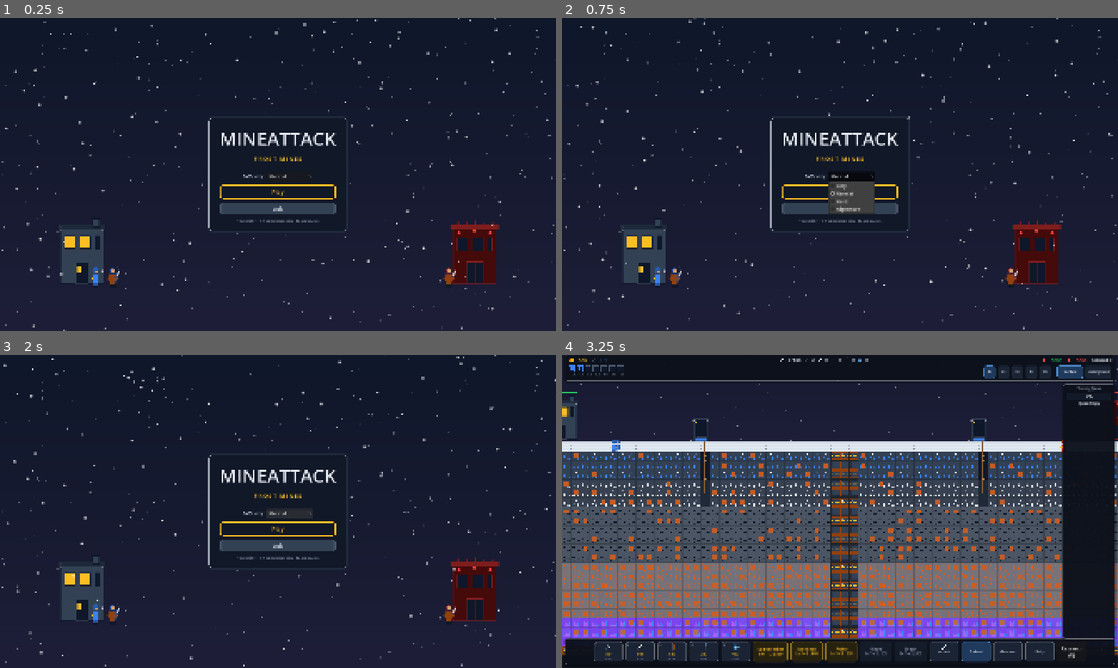
Above: before the commit, frames 1-4 (two rows, left to right).
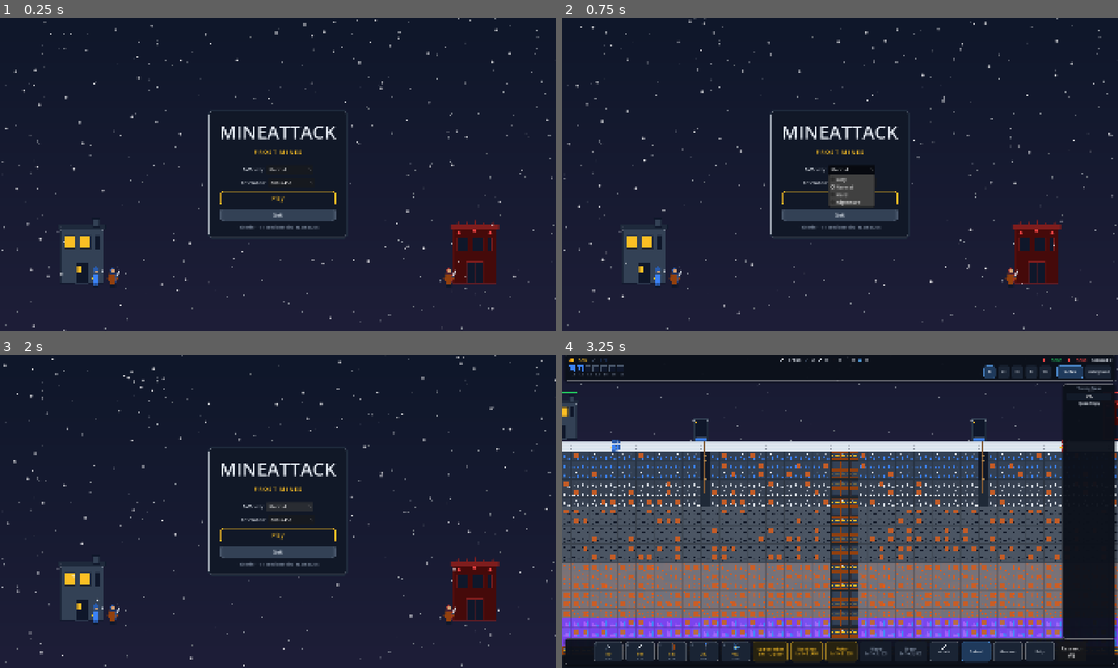
Above: after the commit, the same moments.

Repository: SZaidi00/mine-attack
Game: Godot game, scene res://scenes/ui/main_menu.tscn
The game is run twice, just before and just after one commit, with the same random seed, the same clock (stepped at 60 frames per second) and the same inputs.
Inputs:
- Up to frame 1 (0.25 s): no input
- Up to frame 2 (0.75 s): click "Normal" at 0.5 s
- Up to frame 3 (2 s): click "Normal" at 1.25 s
- Up to frame 4 (3.25 s): click "Play" at 2 s; click "1×" at 2.75 s

The runs differ from the first frame. In frame 1, 2.4% of the frame differs, in the area x 37-63%, y 29-71%; in frame 2, 2.5%; in frame 3, 2.5%; in frame 4, nothing differs.

Commit message:
multi resolution supporrt

Diff:
--- a/project.godot
+++ b/project.godot
@@ -23,6 +23,7 @@
 ResearchManager="*res://scripts/autoload/research_manager.gd"
 DebugLog="*res://scripts/autoload/debug_log.gd"
 AudioManager="*res://scripts/autoload/audio_manager.gd"
+SettingsManager="*res://scripts/autoload/settings_manager.gd"
 
 [display]
 
--- /dev/null
+++ b/scripts/autoload/settings_manager.gd
@@ -0,0 +1,82 @@
+extends Node
+
+## Display settings: user-selectable window resolution (desktop only).
+## The stretch setup (canvas_items/expand + stretch/scale 1.333333) keeps the
+## logical layout at 1920x1080 for any 16:9 window size, so switching
+## resolution only changes render sharpness, never the UI layout.
+
+const CONFIG_PATH := "user://settings.cfg"
+
+## 16:9 options, smallest to largest. 2560x1440 is the project default.
+const RESOLUTIONS: Array[Vector2i] = [
+	Vector2i(1280, 720),
+	Vector2i(1600, 900),
+	Vector2i(1920, 1080),
+	Vector2i(2560, 1440),
+	Vector2i(3840, 2160),
+]
+
+
+func _ready() -> void:
+	if not is_supported():
+		return
+	var available := get_available_resolutions()
+	var saved := _load_saved()
+	if saved in available:
+		_apply(saved)
+	elif not available.is_empty() and get_window().size > available[-1]:
+		# First boot (or a smaller screen than last time): shrink the project
+		# default to the biggest resolution the current screen can hold.
+		_apply(available[-1])
+
+
+## Window resolution switching only works on desktop; the web canvas is
+## full-bleed and follows the browser window.
+func is_supported() -> bool:
+	return not OS.has_feature("web")
+
+
+## Resolutions that fit the current screen's usable rect (so the dock /
+## taskbar stay clear). Headless reports a zero screen — return everything.
+func get_available_resolutions() -> Array[Vector2i]:
+	var screen: Vector2i = DisplayServer.screen_get_usable_rect().size
+	if screen == Vector2i.ZERO:
+		return RESOLUTIONS.duplicate()
+	var result: Array[Vector2i] = []
+	for res in RESOLUTIONS:
+		if res.x <= screen.x and res.y <= screen.y:
+			result.append(res)
+	if result.is_empty():
+		result.append(RESOLUTIONS[0])
+	return result
+
+
+func get_resolution() -> Vector2i:
+	return get_window().size
+
+
+func set_resolution(size: Vector2i) -> void:
+	if not is_supported():
+		return
+	_apply(size)
+	_save(size)
+
+
+func _apply(size: Vector2i) -> void:
+	var win := get_window()
+	win.size = size
+	win.move_to_center()
+
+
+func _load_saved() -> Vector2i:
+	var cfg := ConfigFile.new()
+	if cfg.load(CONFIG_PATH) != OK:
+		return Vector2i.ZERO
+	return cfg.get_value("display", "resolution", Vector2i.ZERO)
+
+
+func _save(size: Vector2i) -> void:
+	var cfg := ConfigFile.new()
+	cfg.load(CONFIG_PATH)  # Preserve any other stored settings.
+	cfg.set_value("display", "resolution", size)
+	cfg.save(CONFIG_PATH)
--- a/scripts/ui/hud.gd
+++ b/scripts/ui/hud.gd
@@ -153,8 +153,8 @@
 		_pause_panel.visible = pause_menu_wanted
 
 
-## Full-screen dim pause menu: resume / restart / quit + difficulty
-## placeholder (functional — applies to the AI immediately).
+## Full-screen dim pause menu: resume / restart / quit + difficulty and
+## resolution selectors (both functional — they apply immediately).
 func _build_pause_menu() -> void:
 	_pause_panel = PanelContainer.new()
 	_pause_panel.name = "PauseMenu"
@@ -194,6 +194,25 @@
 	diff_option.item_selected.connect(func(index: int): GameManager.set_difficulty(index))
 	diff_row.add_child(diff_option)
 	vbox.add_child(diff_row)
+
+	if SettingsManager.is_supported():
+		var res_row: HBoxContainer = HBoxContainer.new()
+		var res_label: Label = Label.new()
+		res_label.text = "Resolution:"
+		res_row.add_child(res_label)
+		var res_option: OptionButton = OptionButton.new()
+		res_option.size_flags_horizontal = Control.SIZE_EXPAND_FILL
+		var available: Array[Vector2i] = SettingsManager.get_available_resolutions()
+		var current_res: Vector2i = SettingsManager.get_resolution()
+		if current_res not in available:
+			available.append(current_res)  # Show the actual size (e.g. manually resized window).
+		for res in available:
+			res_option.add_item("%d × %d" % [res.x, res.y])
+			if res == current_res:
+				res_option.selected = res_option.item_count - 1
+		res_option.item_selected.connect(func(index: int): SettingsManager.set_resolution(available[index]))
+		res_row.add_child(res_option)
+		vbox.add_child(res_row)
 
 	add_child(_pause_panel)
 
--- a/scripts/ui/main_menu.gd
+++ b/scripts/ui/main_menu.gd
@@ -1,7 +1,8 @@
 extends Control
 
 ## Main menu: night-sky backdrop with falling snow, both bases on the ground
-## strip, and a centered card with title, difficulty select, Play / Quit.
+## strip, and a centered card with title, difficulty / resolution selects,
+## Play / Quit.
 
 const _SKY: Texture2D = preload("res://frost_mines_assets/backgrounds/surface_sky.png")
 const _GROUND: Texture2D = preload("res://frost_mines_assets/backgrounds/surface_ground.png")
@@ -164,6 +165,28 @@
 	diff_row.add_child(_difficulty_option)
 	vbox.add_child(diff_row)
 
+	if SettingsManager.is_supported():
+		var res_row := HBoxContainer.new()
+		res_row.add_theme_constant_override("separation", 8)
+		res_row.alignment = BoxContainer.ALIGNMENT_CENTER
+		var res_label := Label.new()
+		res_label.text = "Resolution:"
+		res_label.add_theme_color_override("font_color", Color("#e2e8f0"))
+		res_row.add_child(res_label)
+		var res_option := OptionButton.new()
+		res_option.custom_minimum_size = Vector2(160, 0)
+		var available := SettingsManager.get_available_resolutions()
+		var current := SettingsManager.get_resolution()
+		if current not in available:
+			available.append(current)  # Show the actual size (e.g. manually resized window).
+		for res in available:
+			res_option.add_item("%d × %d" % [res.x, res.y])
+			if res == current:
+				res_option.selected = res_option.item_count - 1
+		res_option.item_selected.connect(func(index: int): SettingsManager.set_resolution(available[index]))
+		res_row.add_child(res_option)
+		vbox.add_child(res_row)
+
 	_add_menu_button(vbox, "Play", _on_play, true)
 	_add_menu_button(vbox, "Quit", func(): get_tree().quit(), false)
 
Not shown, changed: AGENTS.md
